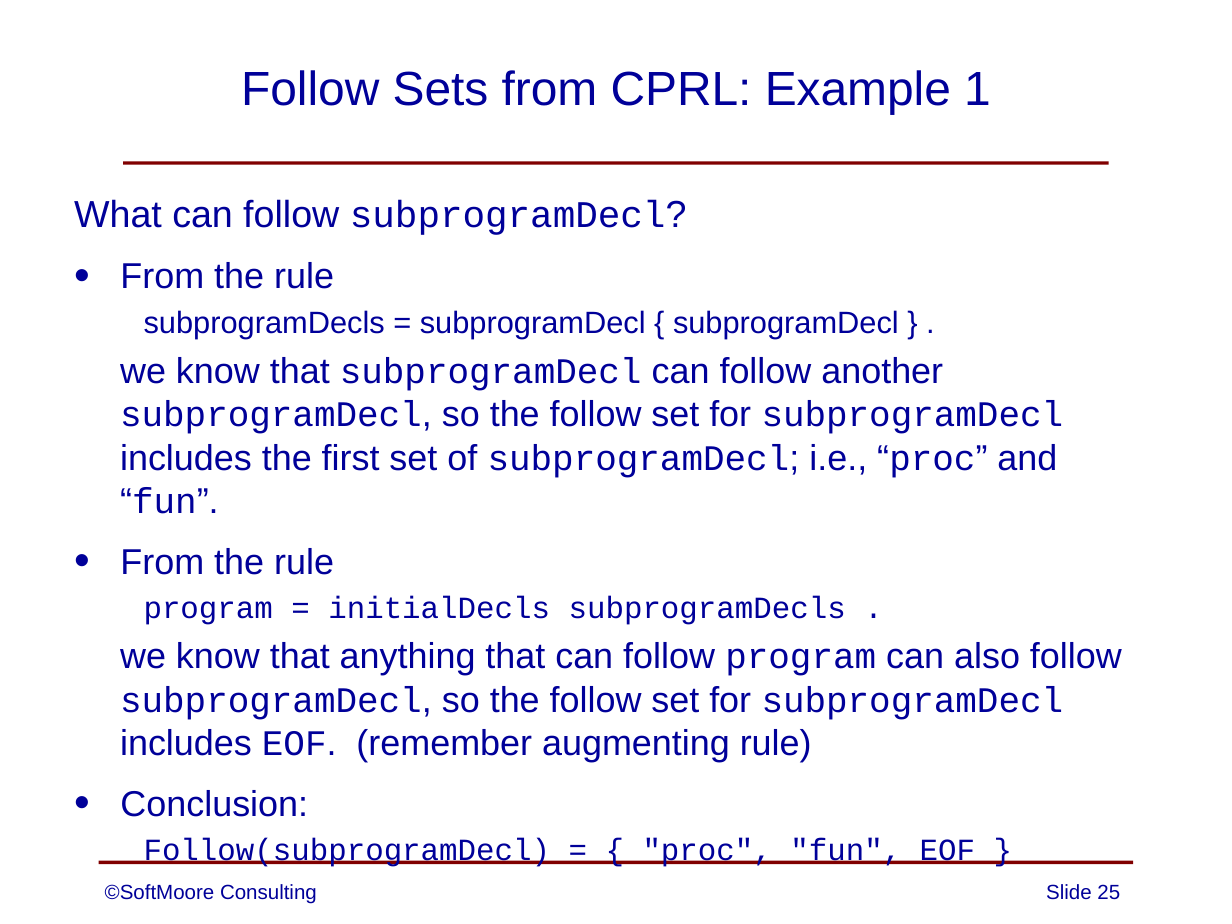
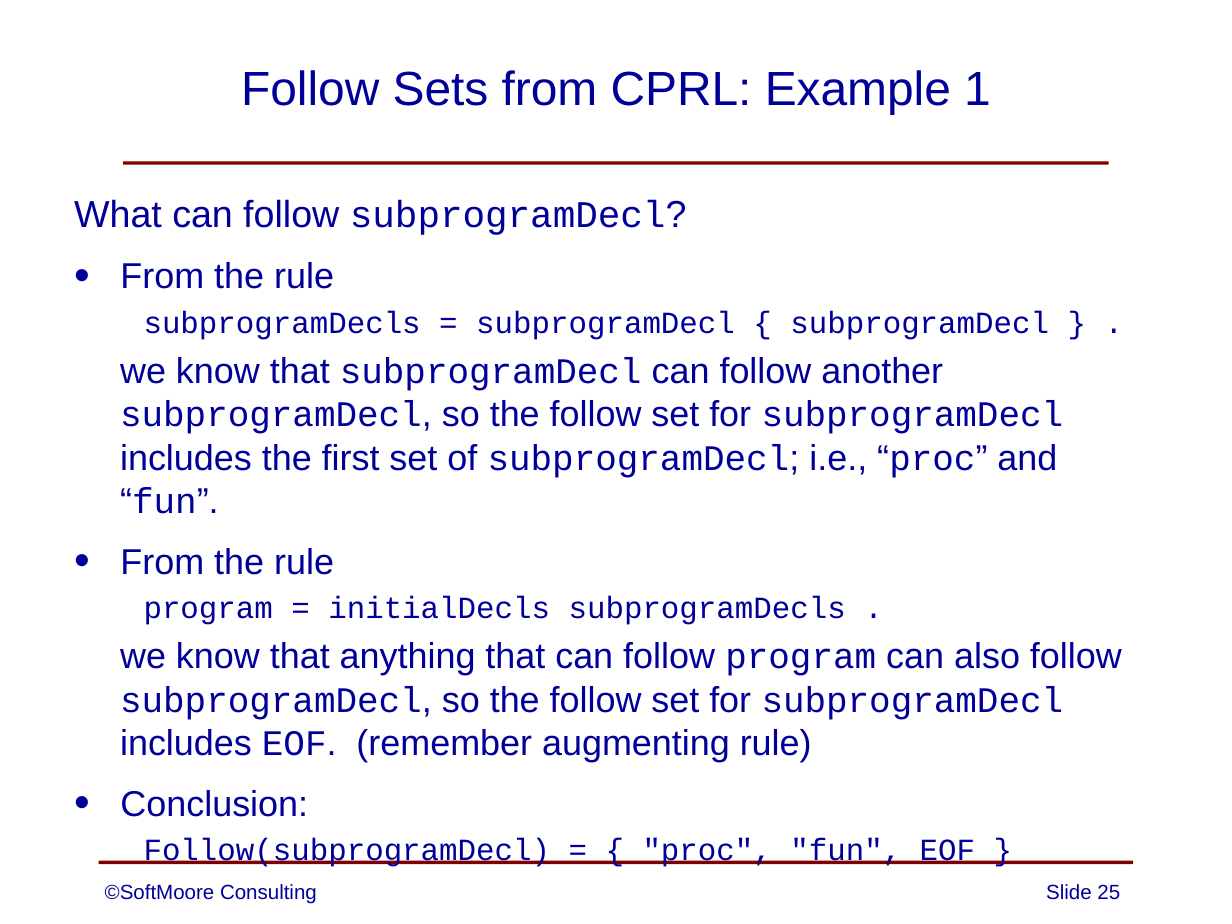
Before and after one commit to SoftMoore/CPRL-Kt-3rd, a slide deck: slide 25 of PowerPoints/06 - Syntax Analysis.pptx. Drawn at 1232x924 pixels with LibreOffice and Linux fonts; fonts in the diff are those of the drawing. Boxes give left, top, right and bottom in pixels: in the first picture for what was removed or moved away, otherwise in the second. Text is boxed around its words. In the diff, an @@ line names an element or a change of style, - is before the commit and + after.

```diff
--- a/PowerPoints/06 - Syntax Analysis.pptx
+++ b/PowerPoints/06 - Syntax Analysis.pptx
@@ text at (144,310,1049,340): font Arial to Courier New in "subprogramDecls = subprogramDecl { subprogramDecl } ." @@
```
Also in this commit, not shown: 1 other slide changed.
